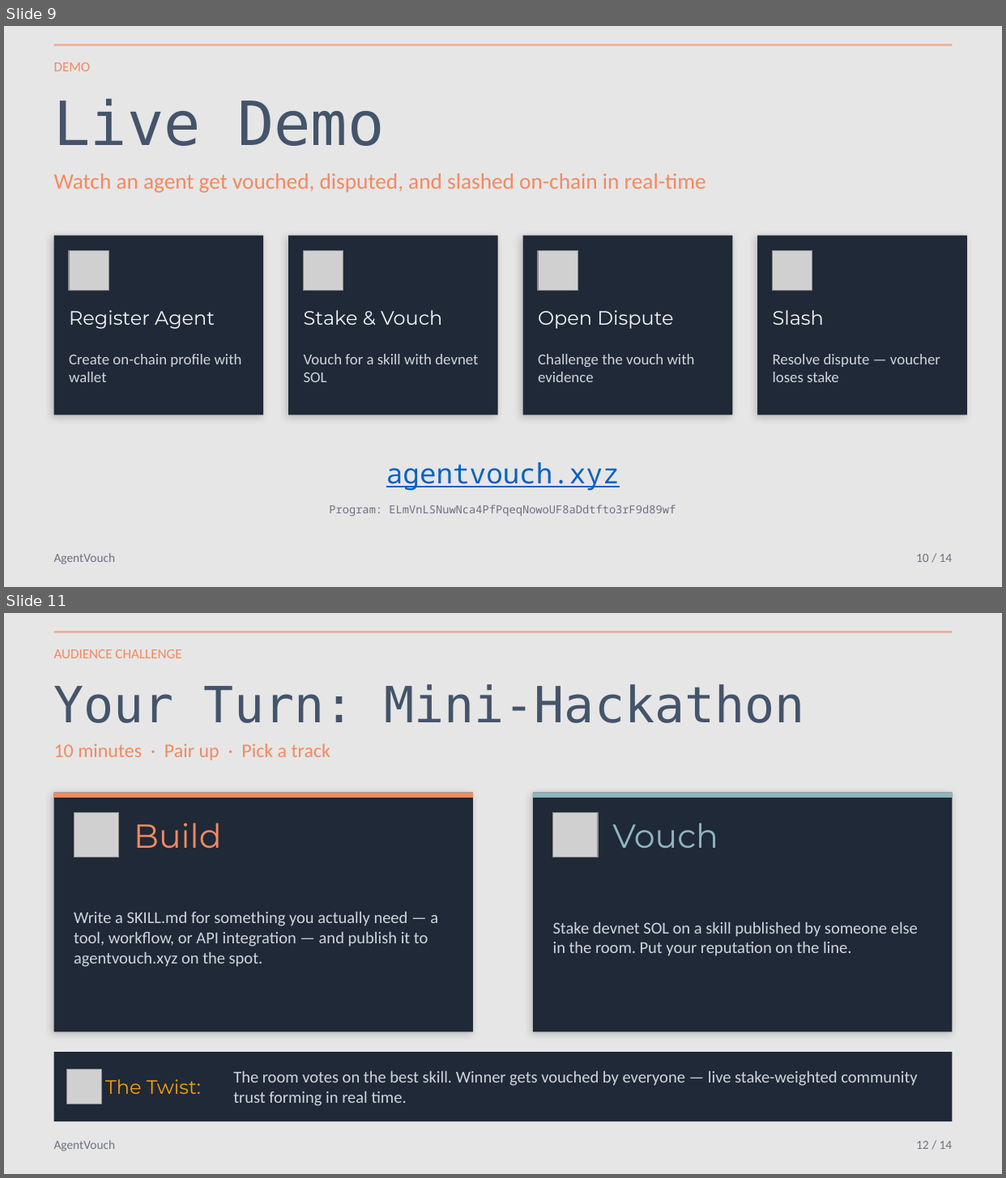
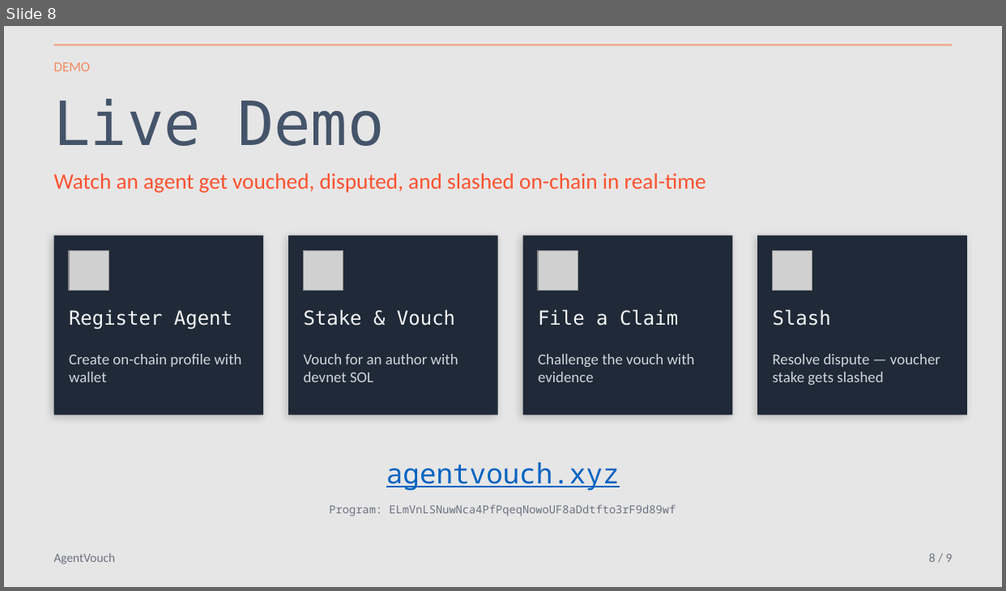
Before and after one commit to dirtybits/agent-reputation-oracle, a slide deck: AgentVouch.pptx. Shown one above the other, each under a label of ours: slides 9 and 11 before the commit, slide 8 after it; the slides between them are not shown. The pictures are 1006x1178 and 1006x591 pixels, drawn with LibreOffice and Linux fonts; fonts in the diff are those of the drawing; grey boxes stand for pictures. Boxes give left, top, right and bottom in pixels: in the first picture for what was removed or moved away, otherwise in the second. Text is boxed around its words. In the diff, an @@ line names an element or a change of style, - is before the commit and + after.

Commit message:
Clarify messaging guidance, add trust-graph logo
Add guidance to AGENTS.md instructing that decks, CFPs, and synopsis copy should keep claims tightly aligned to the implemented system, prefer defensible wording, and label unfinished pieces as `WIP`. Update the AgentVouch.pptx deck (binary change) and add a new vector asset image/trust-graph-logo.svg containing the trust-graph logo for use in marketing and collateral.

```diff
--- a/AgentVouch.pptx
+++ b/AgentVouch.pptx
@@ slide 11 removed at [4, 613, 1002, 1174], background #E7E6E6 @@
@@ rectangle removed at [54, 631, 952, 633] @@
@@ text removed at [54, 649, 181, 658] @@
-AUDIENCE CHALLENGE
@@ text removed at [54, 684, 804, 723] @@
-Your Turn: Mini-Hackathon
@@ text removed at [54, 743, 330, 760] @@
-10 minutes · Pair up · Pick a track
@@ rectangle removed at [54, 793, 473, 1032] @@
@@ rectangle removed at [54, 793, 473, 798] @@
@@ rectangle removed at [533, 793, 952, 1032] @@
@@ rectangle removed at [533, 793, 952, 798] @@
@@ picture removed at [74, 812, 119, 858] @@
@@ text removed at [134, 823, 222, 848] @@
-Build
@@ picture removed at [553, 812, 598, 858] @@
@@ text removed at [612, 823, 718, 848] @@
-Vouch
@@ text removed at [74, 911, 438, 967] @@
-Write a SKILL.md for something you actually need — a tool, workflow, or API integration — and publish it to agentvouch.xyz on the spot.
@@ text removed at [553, 922, 918, 956] @@
-Stake devnet SOL on a skill published by someone else in the room. Put your reputation on the line.
@@ rectangle removed at [54, 1052, 952, 1122] @@
@@ picture removed at [67, 1070, 102, 1105] @@
@@ text removed at [233, 1071, 917, 1106] @@
-The room votes on the best skill. Winner gets vouched by everyone — live stake-weighted community trust forming in real time.
@@ text removed at [105, 1080, 201, 1094] @@
-The Twist:
@@ text removed at [54, 1140, 116, 1152] @@
-AgentVouch
@@ text removed at [916, 1141, 953, 1149] @@
-12 / 14
@@ what was slide 9 is now slide 8 @@
@@ slide 8 changed as well @@
@@ text "Watch an agent get vouched, ..." at [54, 173, 706, 193]: text colour #F28A61 to #FD522F @@
@@ text at [538, 310, 678, 326]: text changed; font Montserrat to DejaVu Sans Mono @@
-Open Dispute
+File a Claim
@@ font Montserrat to DejaVu Sans Mono in 3 elements at [69, 310, 232, 329], [304, 310, 455, 326], [773, 310, 831, 326] @@
@@ text at [304, 354, 458, 382]: text changed @@
-Vouch for a skill with devnet SOL
+Vouch for an author with devnet SOL
@@ text at [773, 354, 940, 385]: text changed @@
-Resolve dispute — voucher loses stake
+Resolve dispute — voucher stake gets slashed
@@ text at [929, 553, 953, 562]: text changed @@
-10 / 14
+8 / 9
```
Also in this commit, not shown: 8 other slides changed, 1 slide added, 3 other slides removed, 2 other files.
